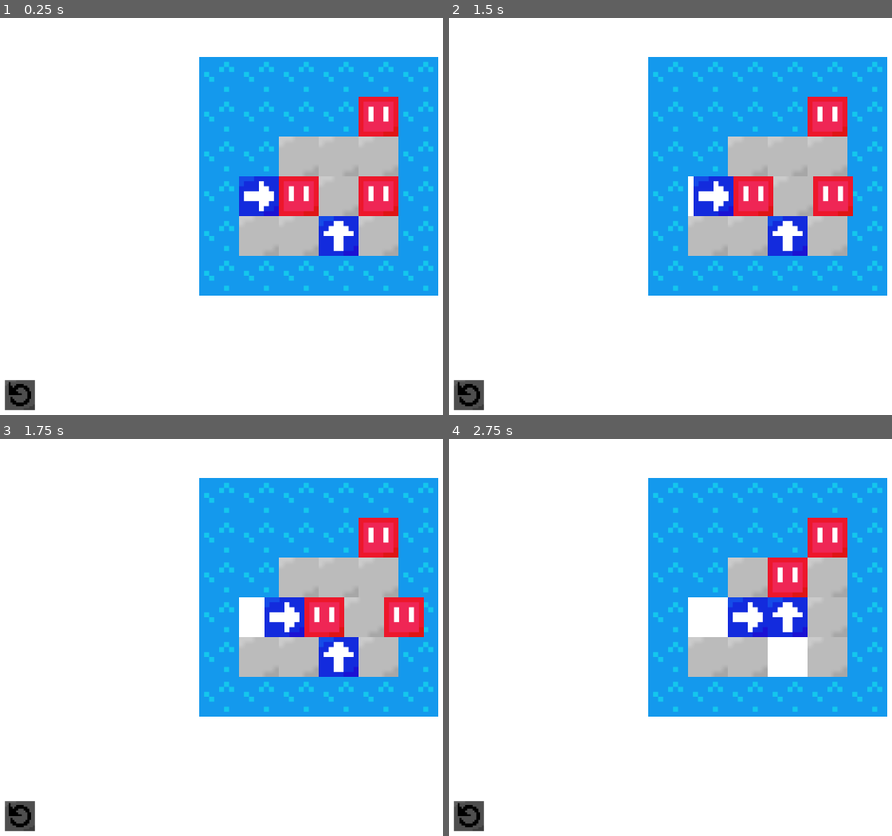
Above: before the commit, frames 1-4 (two rows, left to right).
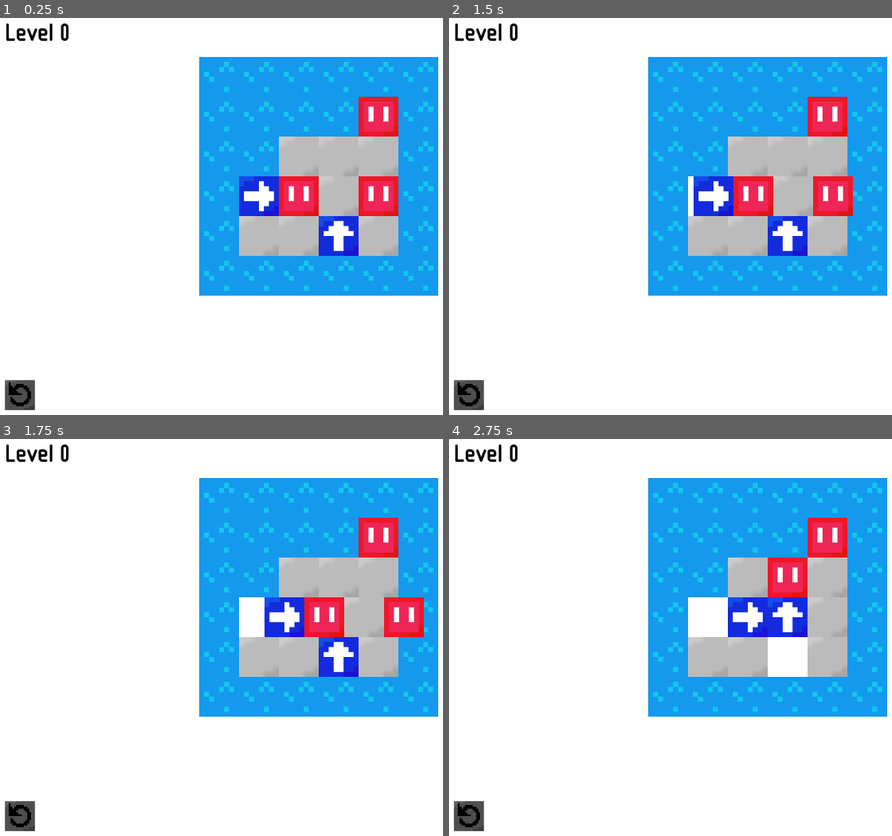
Above: after the commit, the same moments.

Repository: cosmicgenius/Godot-Intro
Game: Godot game, scene res://src/levels/LevelTemplate.tscn
Same seed, same stepped clock (60 frames per second), same inputs: the game is played once before the commit and once after it.
Inputs (mouse positions are in pixels of both pictures, inside the frame that each line leads up to):
- Up to frame 1 (0.25 s): no input
- Up to frame 2 (1.5 s): tap Enter at 0.5 s; move the mouse to (466, 395) at 0.52 s; click (466, 395) at 0.67 s; tap Space at 1.25 s; move the mouse to (705, 196) at 1.27 s; click (705, 196) at 1.42 s
- Up to frame 3 (1.75 s): no input
- Up to frame 4 (2.75 s): move the mouse to (785, 657) at 2.02 s; click (785, 657) at 2.17 s

The runs differ from the first frame. In frame 1, 0.3% of the frame differs, in the area x 1-16%, y 1-6%; in frame 2, 0.3%; in frame 3, 0.3%; in frame 4, 0.3%.

Commit message:
Add text that shows current level

Diff:
--- /dev/null
+++ b/Trains/src/levels/LevelNumber.gd
@@ -0,0 +1,4 @@
+extends Label
+
+func _ready() -> void:
+	text = text % int(get_tree().current_scene.name)
--- a/Trains/src/levels/LevelTemplate.tscn
+++ b/Trains/src/levels/LevelTemplate.tscn
@@ -1,25 +1,40 @@
-[gd_scene load_steps=4 format=2]
+[gd_scene load_steps=6 format=2]
 
 [ext_resource path="res://src/blocks/block.tres" type="TileSet" id=1]
 [ext_resource path="res://src/ui/Restart.tscn" type="PackedScene" id=2]
+[ext_resource path="res://src/ui/ui.tres" type="Theme" id=3]
 [ext_resource path="res://src/levels/Blocks.gd" type="Script" id=4]
+[ext_resource path="res://src/levels/LevelNumber.gd" type="Script" id=5]
 
 [node name="LevelTemplate" type="Node2D"]
 
 [node name="UI" type="CanvasLayer" parent="."]
 layer = 100
 
-[node name="Control" type="Control" parent="UI"]
+[node name="BL" type="Control" parent="UI"]
 anchor_top = 1.0
 anchor_bottom = 1.0
+theme = ExtResource( 3 )
 __meta__ = {
 "_edit_use_anchors_": false
 }
 
-[node name="Restart" parent="UI/Control" instance=ExtResource( 2 )]
+[node name="Restart" parent="UI/BL" instance=ExtResource( 2 )]
 position = Vector2( 32, -32 )
 
-[node name="Control2" type="Control" parent="UI"]
+[node name="TL" type="Control" parent="UI"]
+margin_left = 8.0
+margin_top = 8.0
+margin_right = 8.0
+margin_bottom = 8.0
+theme = ExtResource( 3 )
+__meta__ = {
+"_edit_use_anchors_": false
+}
+
+[node name="Label" type="Label" parent="UI/TL"]
+text = "Level %s"
+script = ExtResource( 5 )
 __meta__ = {
 "_edit_use_anchors_": false
 }
--- /dev/null
+++ b/Trains/src/ui/Loja.tres
@@ -0,0 +1,7 @@
+[gd_resource type="DynamicFont" load_steps=2 format=2]
+
+[ext_resource path="res://src/ui/Loja.ttf" type="DynamicFontData" id=1]
+
+[resource]
+size = 40
+font_data = ExtResource( 1 )
--- /dev/null
+++ b/Trains/src/ui/ui.tres
@@ -0,0 +1,16 @@
+[gd_resource type="Theme" load_steps=2 format=2]
+
+[ext_resource path="res://src/ui/Loja.tres" type="DynamicFont" id=1]
+
+[resource]
+default_font = ExtResource( 1 )
+Label/colors/font_color = Color( 0, 0, 0, 1 )
+Label/colors/font_color_shadow = Color( 0, 0, 0, 0 )
+Label/colors/font_outline_modulate = Color( 1, 1, 1, 1 )
+Label/constants/line_spacing = 3
+Label/constants/shadow_as_outline = 0
+Label/constants/shadow_offset_x = 1
+Label/constants/shadow_offset_y = 1
+Label/fonts/font = null
+Label/icons/Label = null
+Label/styles/normal = null
Binary file added: Trains/src/ui/Loja.ttf
